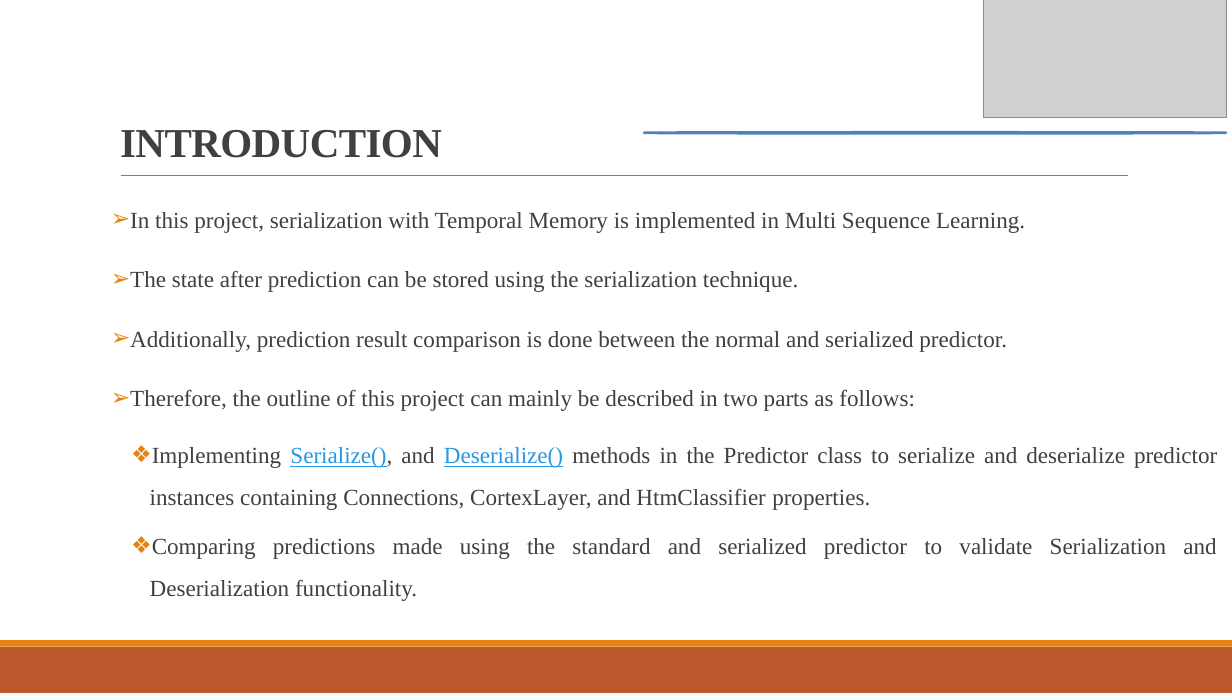
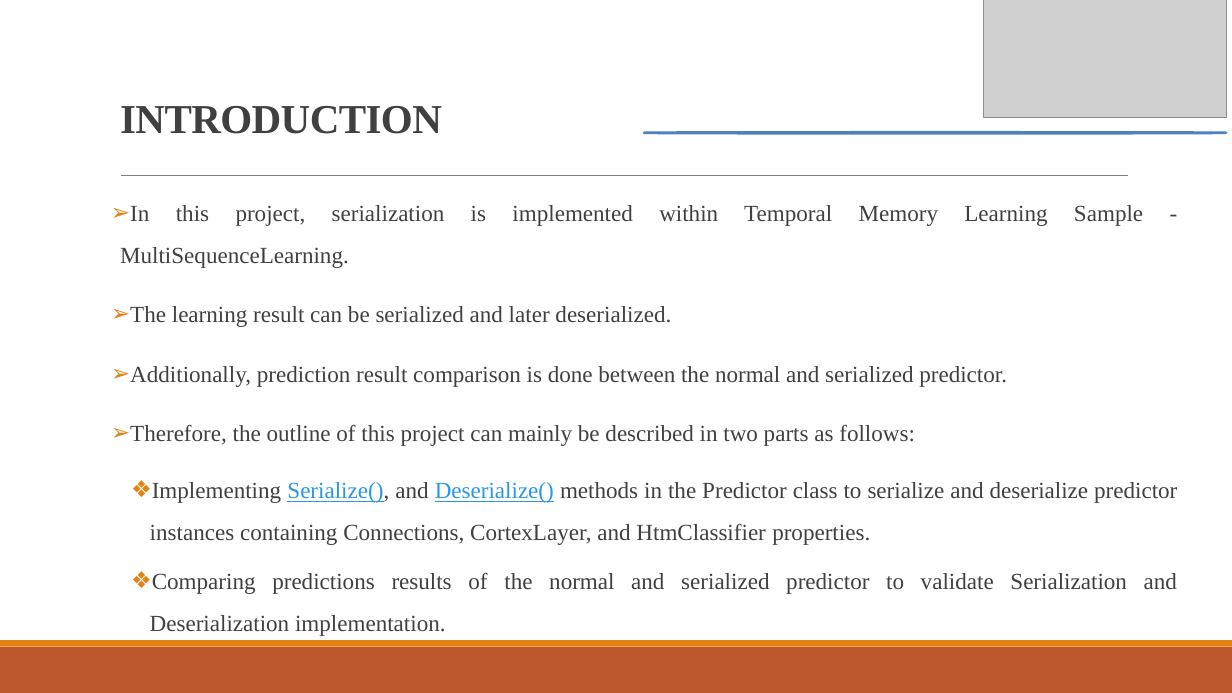
Before and after one commit to Hungbth2000/tm_msl_serialization, a slide deck: slide 2 of source/MySeProject/Documentation/Implement Temporal Memory Learning sample with Serialization.pptx. Drawn at 1232x693 pixels with LibreOffice and Linux fonts; fonts in the diff are those of the drawing; grey boxes stand for pictures. Boxes give left, top, right and bottom in pixels: in the first picture for what was removed or moved away, otherwise in the second. Text is boxed around its words. In the diff, an @@ line names an element or a change of style, - is before the commit and + after.

```diff
--- a/source/MySeProject/Documentation/Implement Temporal Memory Learning sample with Serialization.pptx
+++ b/source/MySeProject/Documentation/Implement Temporal Memory Learning sample with Serialization.pptx
@@ title "INTRODUCTION": place and size @@
-title "INTRODUCTION" at (120, 130, 442, 158)
+title "INTRODUCTION" at (120, 106, 442, 134)
@@ text "In this project, serialization is ...": place and size @@
-text "In this project, serialization is ..." at (130, 212, 1217, 601)
+text "In this project, serialization is ..." at (120, 205, 1177, 636)
@@ text at (120, 205, 1143, 327): text changed @@
-➢ In this project, serialization with Temporal Memory is implemented in Multi Sequence Learning.
-➢ The state after prediction can be stored using the serialization technique.
+➢ In this project, serialization is implemented within Temporal Memory Learning Sample - MultiSequenceLearning.
+➢ The learning result can be serialized and later deserialized.
@@ text at (150, 572, 1177, 636): text changed @@
-  ❖ Comparing predictions made using the standard and serialized predictor to validate Serialization and Deserialization functionality.
+  ❖ Comparing predictions results of the normal and serialized predictor to validate Serialization and Deserialization implementation.
```
Also in this commit, not shown: 3 other slides changed, 2 slides removed, 4 other files.
